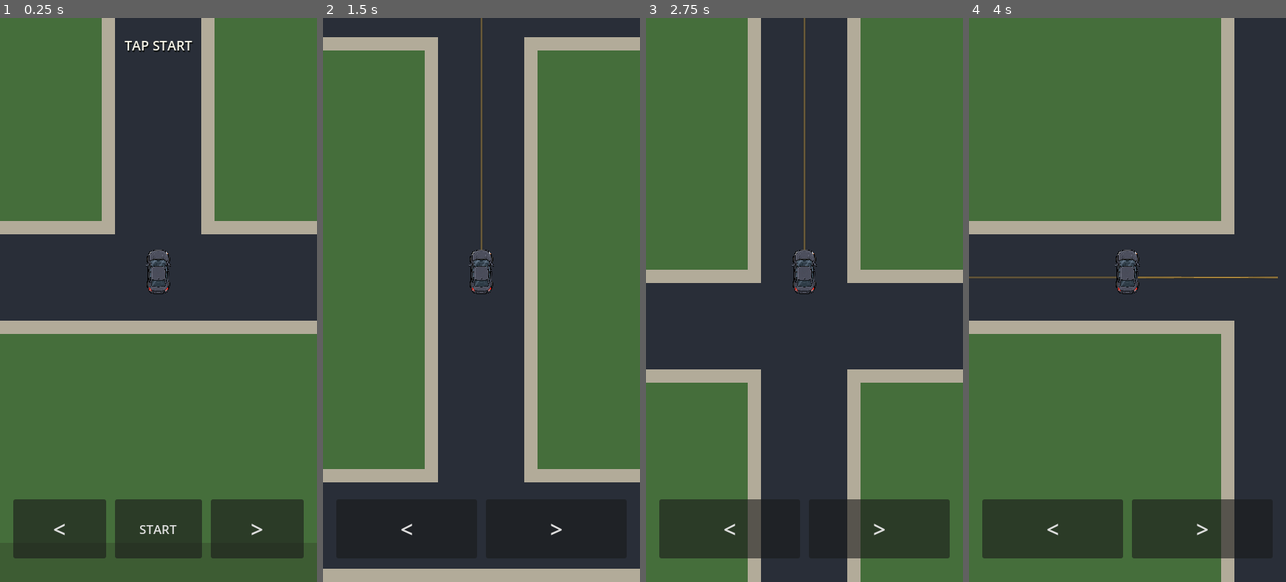
Above: before the commit, frames 1-4 (left to right).
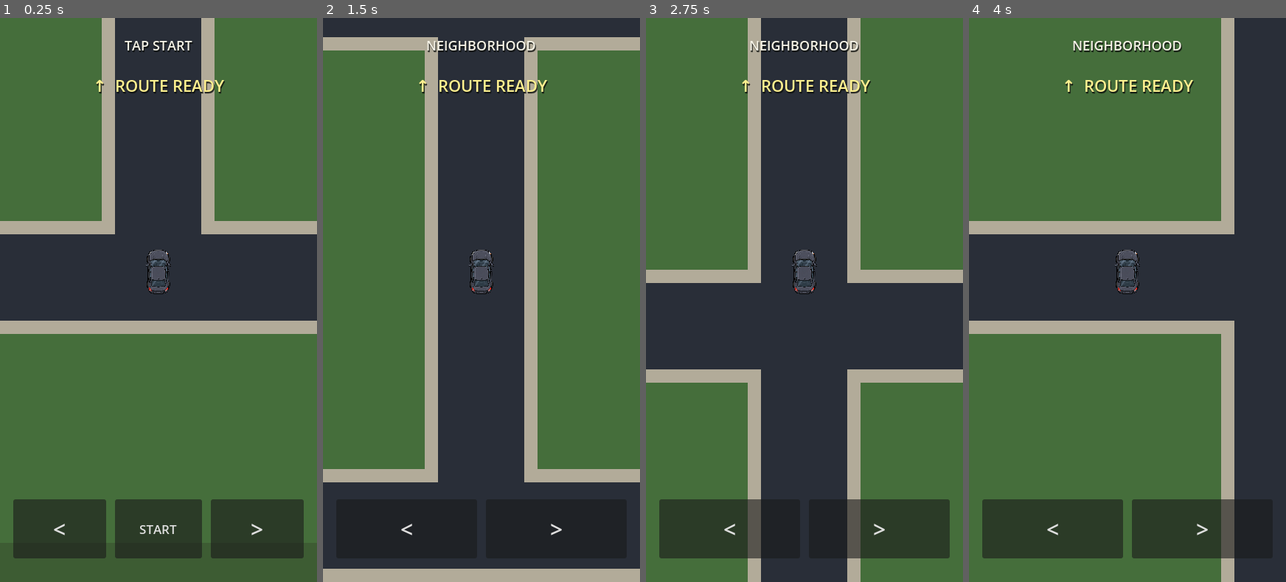
Above: after the commit, the same moments.

Repository: patrickcallahancomedy/comedian
Game: Godot game, scene res://scenes/drive/drive_module.tscn
Two runs of this game, one before a commit and one after it. Both use one fixed random seed, a clock stepped at 60 frames per second and the inputs below.
Inputs (mouse positions are in pixels of both pictures, inside the frame that each line leads up to):
- Up to frame 1 (0.25 s): no input
- Up to frame 2 (1.5 s): click "START" at 0.5 s; tap Enter (ui_accept) at 1.25 s; move the mouse to (465, 412) at 1.27 s; hold W from 1.28 s (still down); tap Space at 1.35 s; click (465, 412) at 1.42 s
- Up to frame 3 (2.75 s): tap Enter (ui_accept) at 1.52 s; release W at 2 s; drag from (899, 384) to (788, 412) at 2.02 s
- Up to frame 4 (4 s): move the mouse to (1032, 215) at 2.77 s; hold Left 2.78-3.5 s; tap Space at 2.85 s; drag from (1143, 300) to (1032, 215) at 3.52 s

The runs differ from the first frame. In frame 1, 0.5% of the frame differs, in the area x 30-71%, y 10-14%; in frame 2, 1.1%; in frame 3, 1.1%; in frame 4, 1.3%, in the area x 0-98%, y 4-47%.
Error after the commit: Parse Error: Cannot infer the type of "next_world" variable because the value doesn't have a set type. (res://scripts/drive/drive_navigation.gd:71)

Commit message:
Enlarge highway car and widen route overlay

Diff:
--- a/godot/scripts/drive/drive_grid_controller.gd
+++ b/godot/scripts/drive/drive_grid_controller.gd
@@ -19,7 +19,7 @@
 const CITY_WORLD_ZOOM := WORLD_ZOOM * 0.72
 const CAR_REFERENCE_SCALE := 0.65 * DISPLAY_SCALE
 const CITY_CAR_SCALE := 1.5
-const HIGHWAY_PLAYER_VISUAL_MULTIPLIER := 1.5
+const HIGHWAY_PLAYER_VISUAL_MULTIPLIER := 2.75
 const CITY_SPEED_MULTIPLIER := 0.8
 const NEIGHBORHOOD_WORLD_SPEED := 40.0
 const HIGHWAY_WORLD_SPEED := 80.0
--- a/godot/scripts/drive/drive_navigation.gd
+++ b/godot/scripts/drive/drive_navigation.gd
@@ -6,10 +6,10 @@
 
 const MAP = preload("res://scripts/drive/drive_grid_map.gd")
 
-const ROUTE_LINE_COLOR := Color(0.95, 0.73, 0.28, 0.34)
-const ROUTE_LINE_UNDERLAY := Color(0.02, 0.025, 0.03, 0.16)
-const ROUTE_LINE_WIDTH := 2.0
-const ROUTE_LINE_UNDERLAY_WIDTH := 4.0
+const ROUTE_LINE_COLOR := Color(0.95, 0.73, 0.28, 0.12)
+const ROUTE_LINE_UNDERLAY := Color(0.02, 0.025, 0.03, 0.06)
+const ROUTE_WIDTH_RATIO := 0.82
+const ROUTE_START_AHEAD_RATIO := 0.28
 
 @onready var drive = $"../CityMap"
 @onready var status_label: Label = $"../StatusLabel"
@@ -65,16 +65,31 @@
 		return
 
 	var points := PackedVector2Array()
-	points.append(drive.player_screen_center)
-
-	for state in route:
+	var next_state: Vector3i = route[1]
+	var next_cell := Vector2i(next_state.x, next_state.y)
+	var next_world := (
+		MAP.neighborhood_cell_center(next_cell)
+		if drive.road_kind == "neighborhood"
+		else drive._city_cell_center(next_cell)
+	)
+	var next_screen: Vector2 = drive._world_to_screen(next_world)
+
+	# Leave a clean gap around the car, then begin the guidance overlay ahead.
+	points.append(
+		drive.player_screen_center.lerp(
+			next_screen,
+			ROUTE_START_AHEAD_RATIO
+		)
+	)
+
+	for index in range(1, route.size()):
+		var state: Vector3i = route[index]
 		var cell := Vector2i(state.x, state.y)
-		var world_position := Vector2.ZERO
-		if drive.road_kind == "neighborhood":
-			world_position = MAP.neighborhood_cell_center(cell)
-		else:
-			world_position = drive._city_cell_center(cell)
-
+		var world_position := (
+			MAP.neighborhood_cell_center(cell)
+			if drive.road_kind == "neighborhood"
+			else drive._city_cell_center(cell)
+		)
 		var screen_point: Vector2 = drive._world_to_screen(world_position)
 		if points[points.size() - 1].distance_to(screen_point) > 1.0:
 			points.append(screen_point)
@@ -82,16 +97,27 @@
 	if points.size() < 2:
 		return
 
+	var road_world_width := (
+		drive.NEIGHBORHOOD_ROAD_WIDTH
+		if drive.road_kind == "neighborhood"
+		else drive.CITY_ROAD_WIDTH
+	)
+	var route_width: float = (
+		road_world_width
+		* drive._current_world_zoom()
+		* ROUTE_WIDTH_RATIO
+	)
+
 	draw_polyline(
 		points,
 		ROUTE_LINE_UNDERLAY,
-		ROUTE_LINE_UNDERLAY_WIDTH,
+		route_width + 3.0,
 		true
 	)
 	draw_polyline(
 		points,
 		ROUTE_LINE_COLOR,
-		ROUTE_LINE_WIDTH,
+		route_width,
 		true
 	)
 
--- a/godot/tests/drive_grid_test.gd
+++ b/godot/tests/drive_grid_test.gd
@@ -208,8 +208,17 @@
 		var initial_route: Array[Vector3i] = navigation._current_route_states()
 		_check(initial_route.size() >= 2, "Navigation route line has no usable path")
 		_check(
-			navigation.ROUTE_LINE_WIDTH < 3.0,
-			"Navigation route line is not subtle"
+			navigation.ROUTE_WIDTH_RATIO > 0.75
+			and navigation.ROUTE_WIDTH_RATIO < 0.9,
+			"Navigation overlay is not approximately lane width"
+		)
+		_check(
+			navigation.ROUTE_LINE_COLOR.a <= 0.15,
+			"Navigation overlay is not subtle"
+		)
+		_check(
+			navigation.ROUTE_START_AHEAD_RATIO >= 0.25,
+			"Navigation overlay starts too close to the car"
 		)
 		var initial_hint: Dictionary = navigation.get_turn_hint()
 		_check(
@@ -412,11 +421,15 @@
 	drive.visual_cell_scale = 1.0
 	drive._update_car_visual()
 	_check(
+		drive.HIGHWAY_PLAYER_VISUAL_MULTIPLIER >= 2.5,
+		"Highway car is still too small relative to the lane"
+	)
+	_check(
 		is_equal_approx(
 			drive.player_car.scale.x,
 			drive.CAR_REFERENCE_SCALE * drive.HIGHWAY_PLAYER_VISUAL_MULTIPLIER
 		),
-		"Highway player car is not 50 percent larger"
+		"Highway player car scale multiplier is not applied"
 	)
 
 	# Reaching the destination performs one short curbside parking move before
